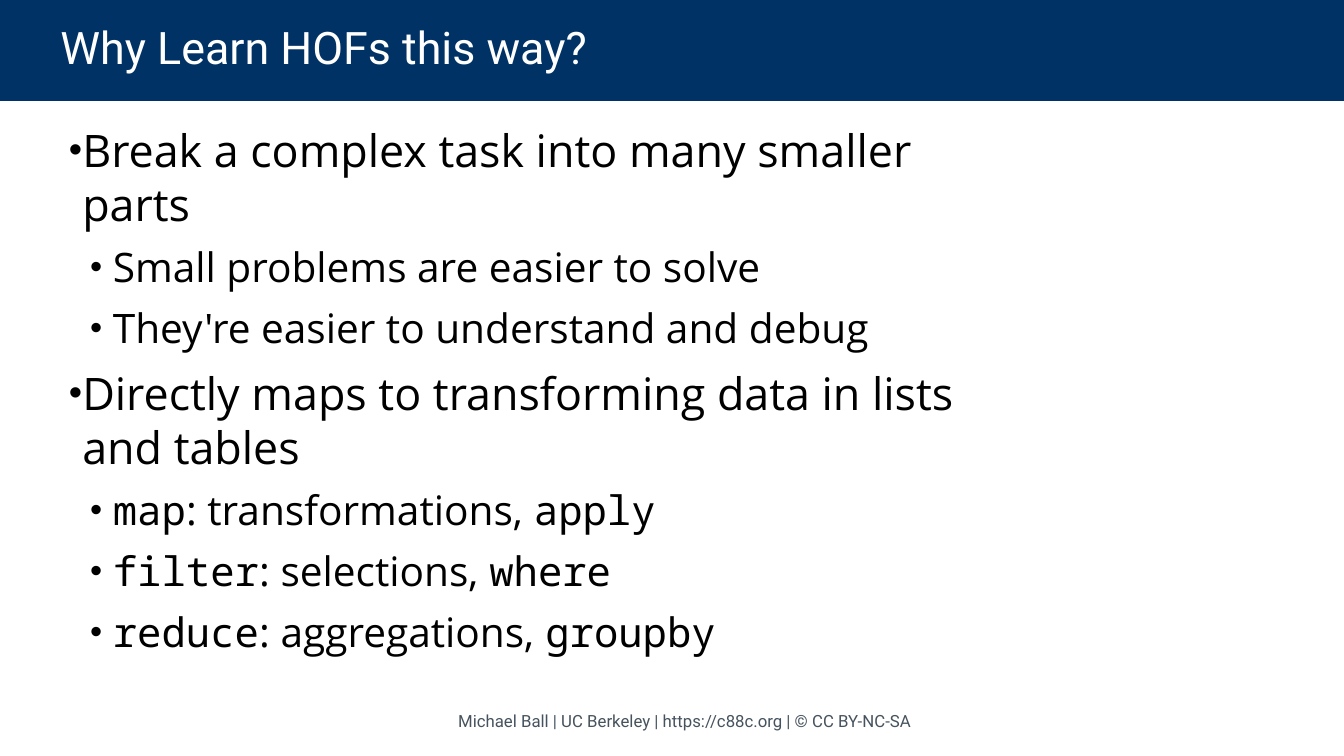
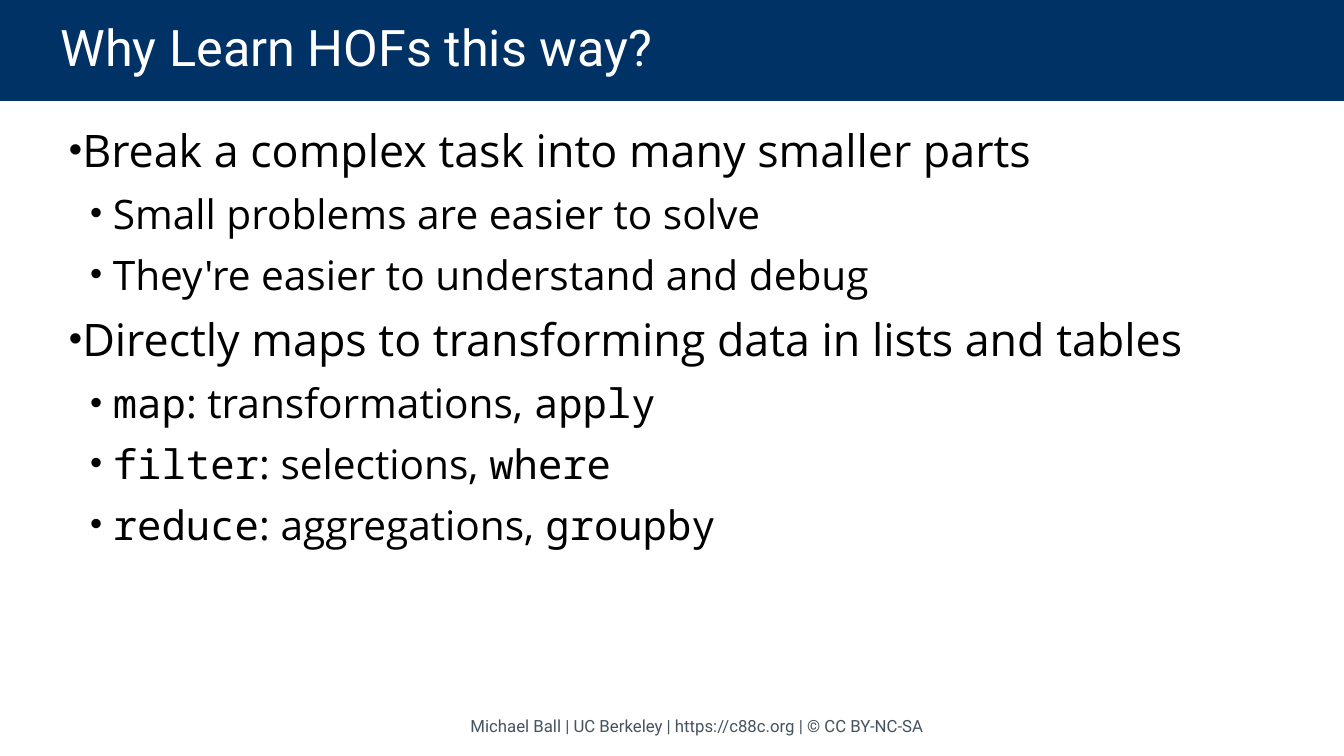
Before and after one commit to cs88-website/sp24, a slide deck: slide 15 of assets/slides/sp24/06-Lists_HOFs.pptx (slide 7 before the commit). Drawn at 1344x756 pixels with LibreOffice and Linux fonts; fonts in the diff are those of the drawing. Boxes give left, top, right and bottom in pixels: in the first picture for what was removed or moved away, otherwise in the second. Text is boxed around its words. In the diff, an @@ line names an element or a change of style, - is before the commit and + after.

```diff
--- a/assets/slides/sp24/06-Lists_HOFs.pptx
+++ b/assets/slides/sp24/06-Lists_HOFs.pptx
@@ title "Why Learn HOFs this way?" at (0, 0, 1344, 101): size 32 to 36 pt @@
@@ text "Break a complex task into ..." rewrapped from (82, 133, 953, 657) to (82, 133, 1182, 550) @@
@@ text "Michael Ball | UC Berkeley ...": place and size @@
-text "Michael Ball | UC Berkeley ..." at (458, 714, 911, 731)
+text "Michael Ball | UC Berkeley ..." at (470, 719, 923, 736)
```
Also in this commit, not shown: 32 other slides changed, 12 slides added, 1 slide removed, 5 other files.
